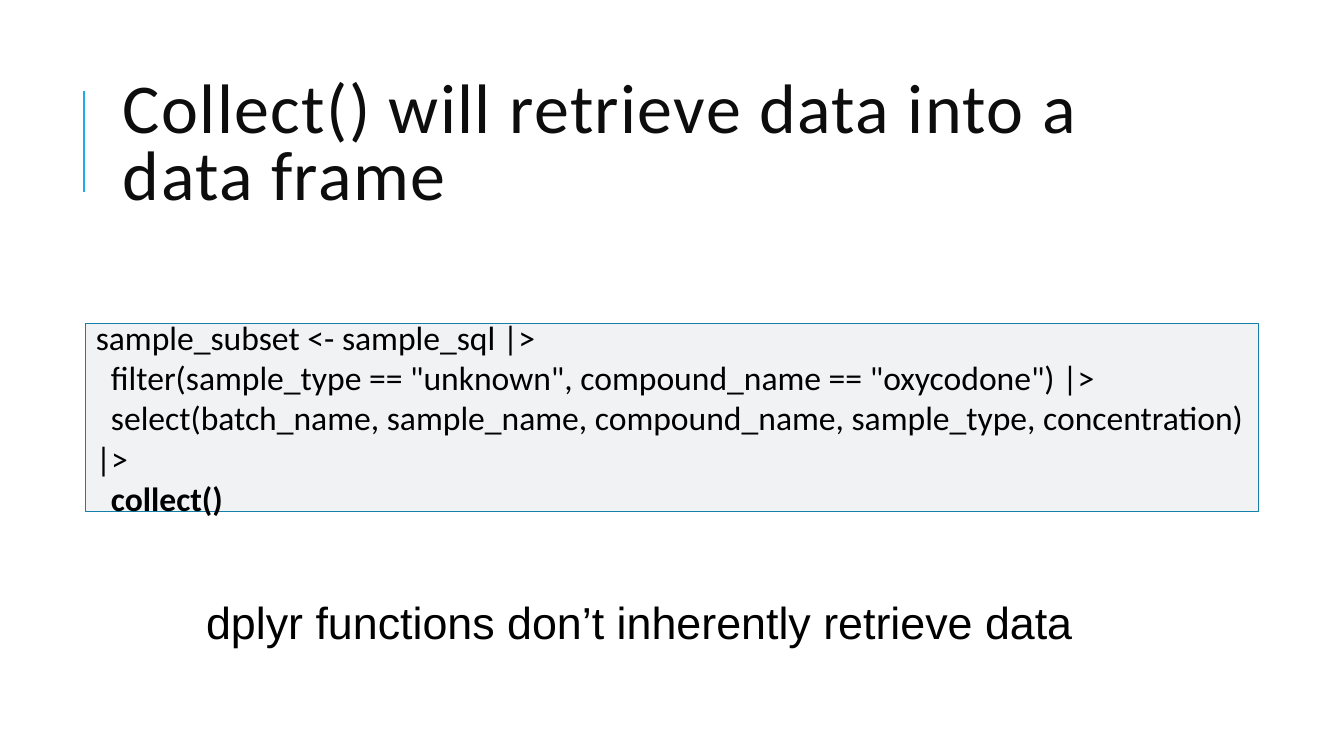
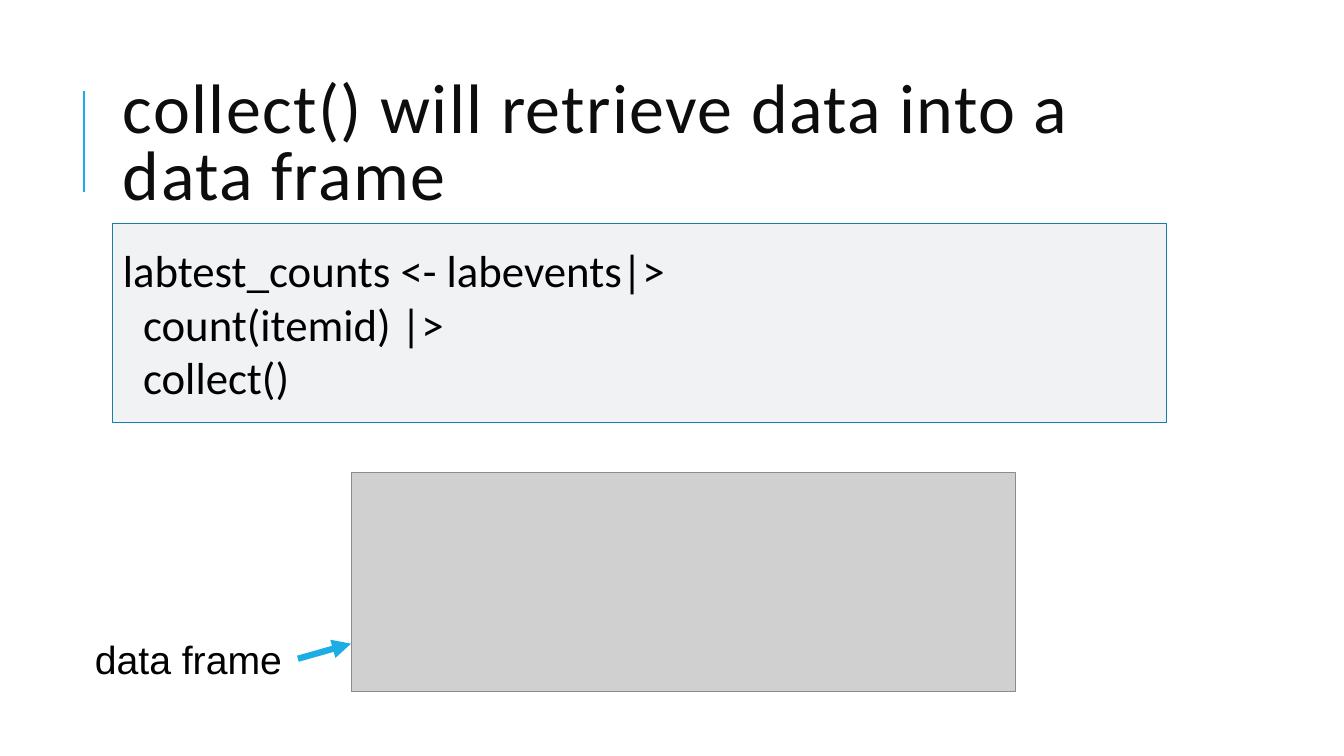
Before and after one commit to amromeo/api_r_int_db_24, a slide deck: slide 44 of presentations/02 - Databases with R.pptx (slide 37 before the commit). Drawn at 1344x756 pixels with LibreOffice and Linux fonts; fonts in the diff are those of the drawing; grey boxes stand for pictures. Boxes give left, top, right and bottom in pixels: in the first picture for what was removed or moved away, otherwise in the second. Text is boxed around its words. In the diff, an @@ line names an element or a change of style, - is before the commit and + after.

```diff
--- a/presentations/02 - Databases with R.pptx
+++ b/presentations/02 - Databases with R.pptx
@@ title at (x1=123, y1=82, x2=1068, y2=201): text changed @@
-Collect() will retrieve data into a data frame
+collect() will retrieve data into a data frame
@@ rectangle added at (x1=113, y1=224, x2=1168, y2=423), fill #F0F2F4, outline #1580A9 0.75 pt, 32 pt, text #000000 @@
+labtest_counts <- labevents|>
+count(itemid) |>
+collect()
@@ rectangle removed at (x1=86, y1=324, x2=1258, y2=512) @@
-sample_subset <- sample_sql |>
-filter(sample_type == "unknown", compound_name == "oxycodone") |>
-select(batch_name, sample_name, compound_name, sample_type, concentration) |>
-collect()
@@ picture added at (x1=351, y1=473, x2=918, y2=692) @@
@@ picture added at (x1=351, y1=473, x2=1015, y2=692) @@
@@ text removed at (x1=206, y1=606, x2=1072, y2=648) @@
-dplyr functions don’t inherently retrieve data
@@ text added at (x1=95, y1=645, x2=282, y2=675), 28 pt, text #000000 @@
+data frame
@@ arrow added from (298, 659) to (351, 644), #1CADE4 4.5 pt @@
```
Also in this commit, not shown: 2 other slides changed, 9 slides added, 1 slide removed, 1 other file.
